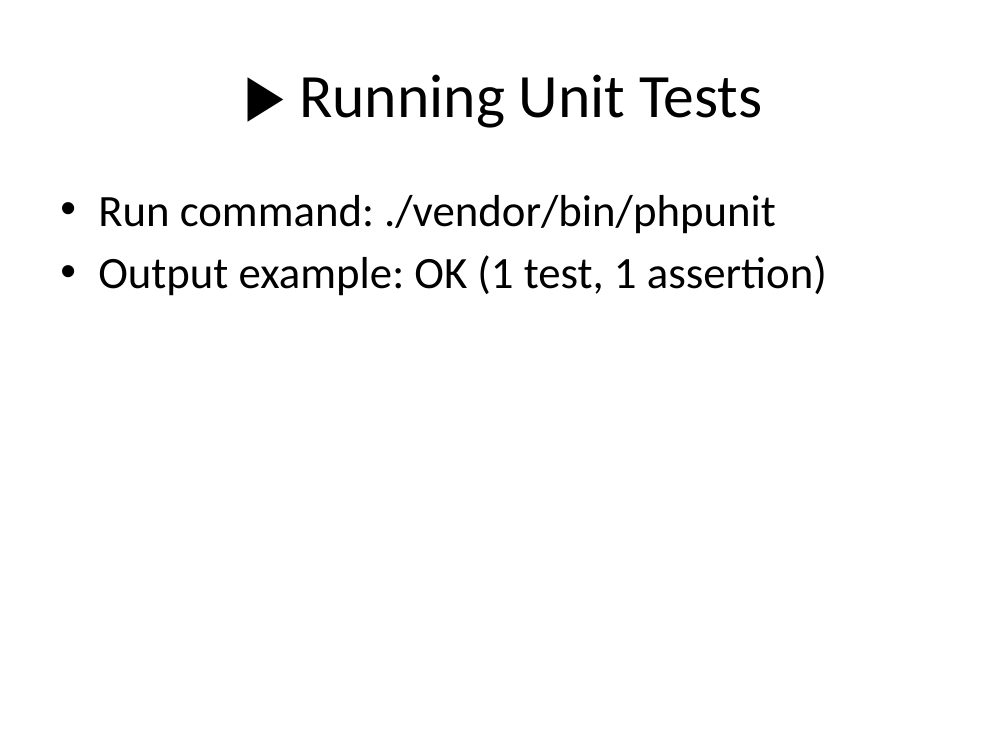
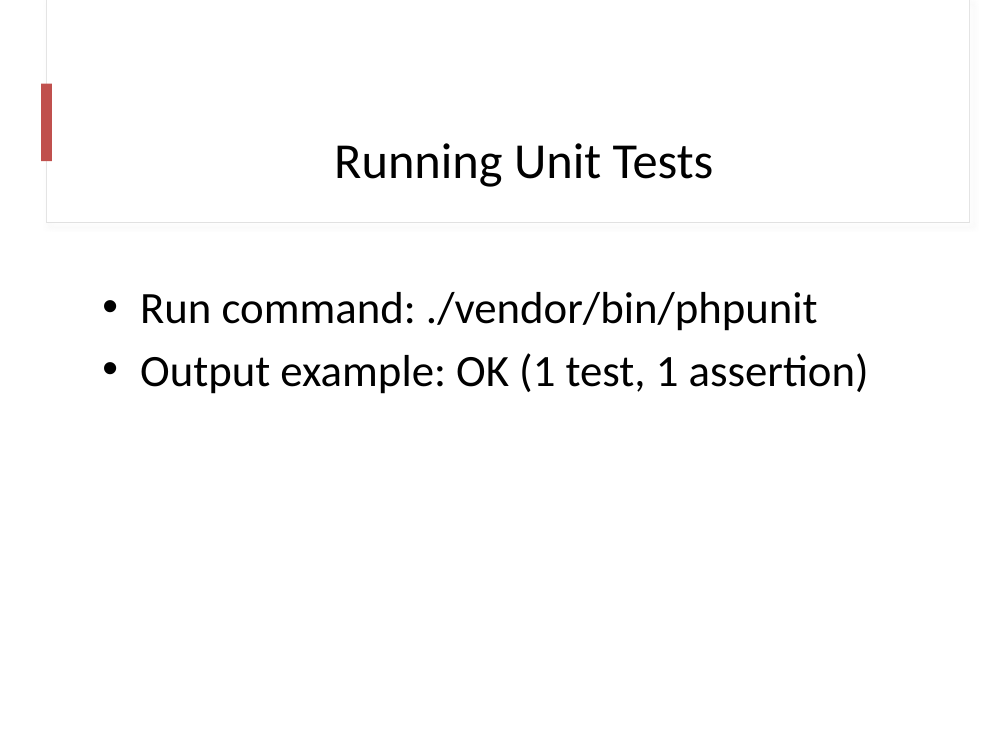
Before and after one commit to psuuc-jbgarcia/Object-Oriented-Programming-Lesson, a slide deck: slide 8 of OOP/Final/Lecture/Week_13_Unit_Testing_PHPUnit.pptx. Drawn at 1008x756 pixels with LibreOffice and Linux fonts; fonts in the diff are those of the drawing. Boxes give left, top, right and bottom in pixels: in the first picture for what was removed or moved away, otherwise in the second. Text is boxed around its words. In the diff, an @@ line names an element or a change of style, - is before the commit and + after.

Commit message:
done the php unit ppt

```diff
--- a/OOP/Final/Lecture/Week_13_Unit_Testing_PHPUnit.pptx
+++ b/OOP/Final/Lecture/Week_13_Unit_Testing_PHPUnit.pptx
@@ rectangle added at [46, 0, 970, 223], fill #FFFFFF, outline #E1E1E1 0.75 pt @@
@@ rectangle added at [47, 0, 970, 222], fill #FFFFFF @@
@@ rectangle added at [41, 84, 51, 161], fill #C0504D @@
@@ title at [334, 143, 714, 187]: text changed; size 44 to 36 pt @@
-▶️ Running Unit Tests
+Running Unit Tests
@@ text "Run command: ./vendor/bin/phpunit": place and size @@
-text "Run command: ./vendor/bin/phpunit" at [98, 195, 827, 296]
+text "Run command: ./vendor/bin/phpunit" at [140, 292, 869, 394]
```
Also in this commit, not shown: 2 other slides changed, 3 slides added, 1 slide removed, 1 other file.
